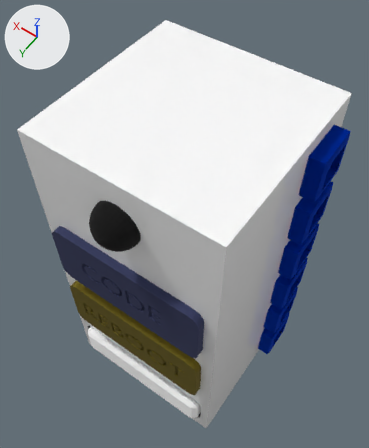
An edit to the glTF model modules/ARCHEAN_computer/components/Computer/MiniComputer.gltf, drawn before and after from the same camera.
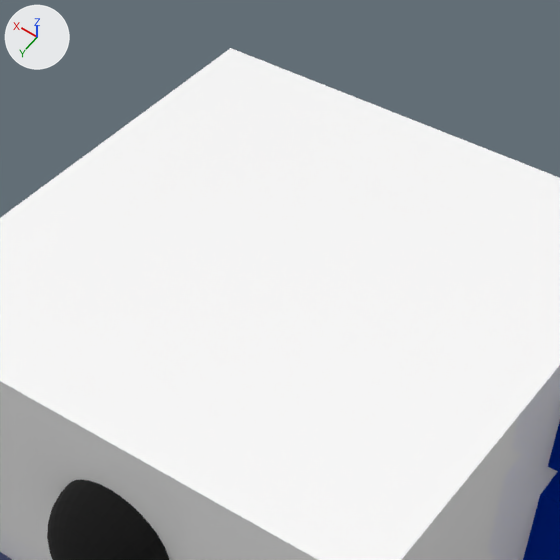
Each version is shown whole from a 50 mm camera at (-3.235, 0.346, 0.598) aimed at (-2.979, -0.012, 0.034), then close up on the part from 19% to 82% of the width and 0% to 52% of the height. Lighting does not change. The marker at upper left points along +X, +Y and +Z. Vertices at the same position are counted once.

In view in the first close-up: 'console'.
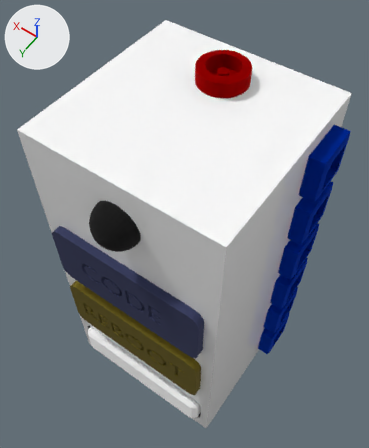
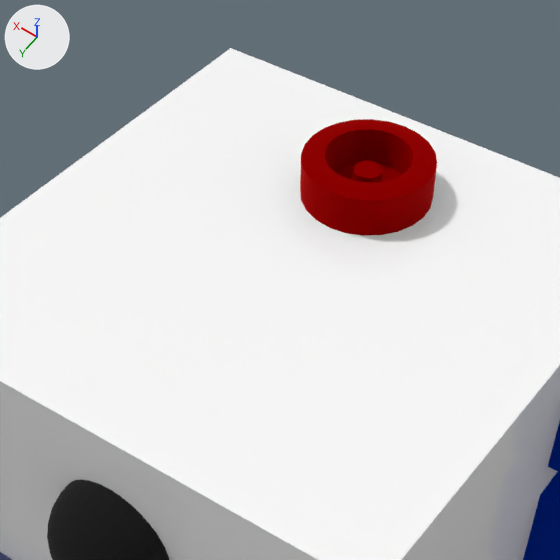
Boxes (x1, y1, x2, y2) around the edits, measured in the close-ups (560 x 560 px):
part 1 of me_cube_003, added (red)
    after: (300, 119, 437, 235)

What the commit changed:
Material 'lv-connector' (mat_lv_connector) is new.
Its base color is (0.5, 0.0, 0.0) (red #bc0000).
Its metallic is 1.0.
Its roughness is 1.0.
me_cube_003 is used by ob_console; location (-2.9944, 0.0, 0.0).
me_cube_003 had 3913 vertices, 7546 faces and spanned x -0.146..0.146, y -0.125..0.154, z -0.25..0.25.
me_cube_003 now has 4081 vertices, 7878 faces and spans x -0.146..0.146, y -0.125..0.154, z -0.25..0.27.
me_cube_003 part 1: a new loose piece of 168 vertices spanning x -0.031..0.031, y -0.093..-0.032, z 0.25..0.27, in mat_lv_connector (red #bc0000).
me_cube_003 now uses material mat_lv_connector (red #bc0000).
